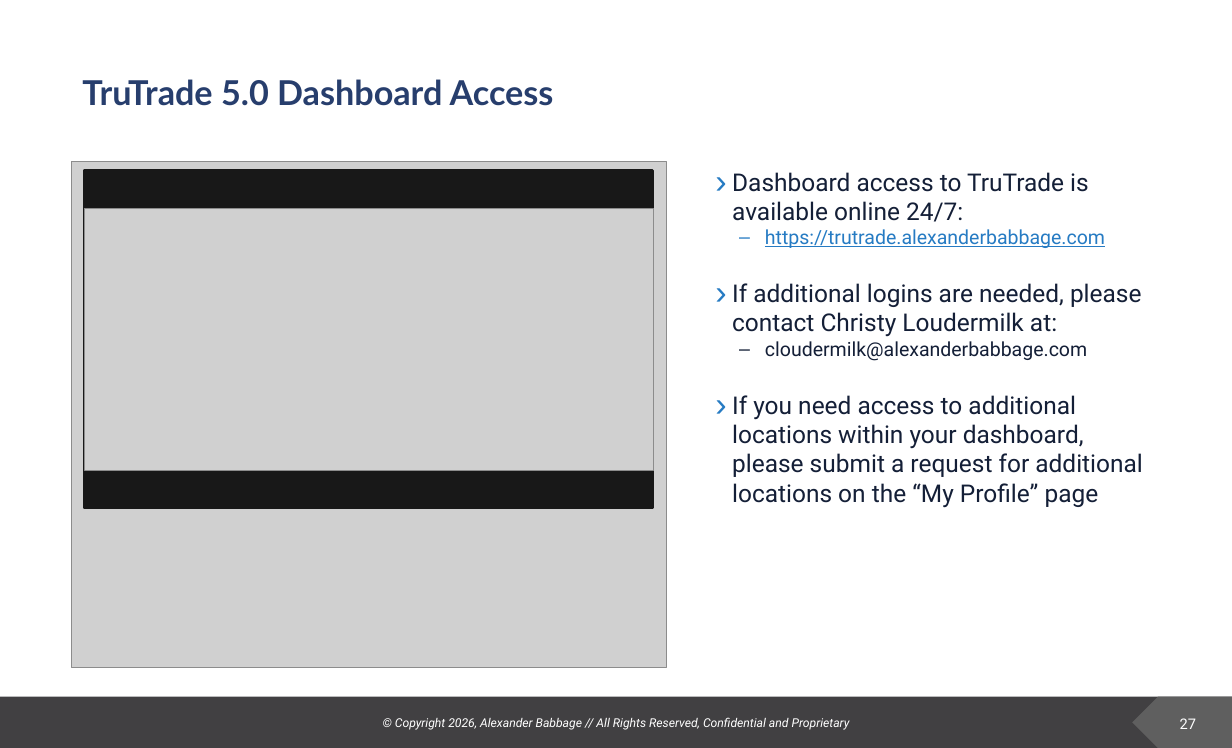
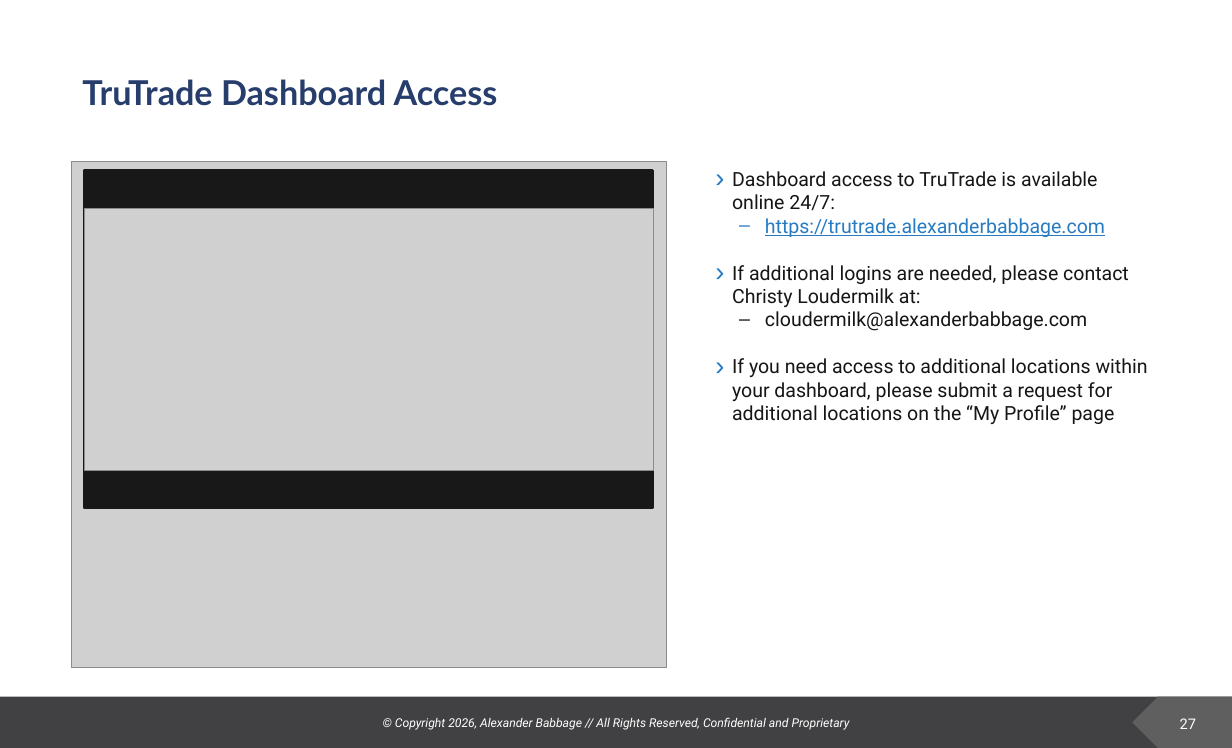
Before and after one commit to deeemdeeem/tt-report-automation, a slide deck: slide 27 of TT_report.pptx. Drawn at 1232x748 pixels with LibreOffice and Linux fonts; fonts in the diff are those of the drawing; grey boxes stand for pictures; background and template pictures are left out. Boxes give left, top, right and bottom in pixels: in the first picture for what was removed or moved away, otherwise in the second. Text is boxed around its words. In the diff, an @@ line names an element or a change of style, - is before the commit and + after.

Commit message:
changed pptx updates

```diff
--- a/TT_report.pptx
+++ b/TT_report.pptx
@@ title at [82,79,498,106]: text changed @@
-TruTrade 5.0 Dashboard Access
+TruTrade Dashboard Access
@@ text at [732,171,1148,424]: size 20 to 16 pt in "Dashboard access to TruTrade is available online ...", "If additional logins are needed, please contact ...", "If you need access to additional locations ..."; text colour #131F36 to #161616 in "Dashboard access to TruTrade is available online ...", "If additional logins are needed, please contact ...", "cloudermilk@alexanderbabbage.com", "If you need access to additional locations ..." @@
```
Also in this commit, not shown: 1 other slide changed.
